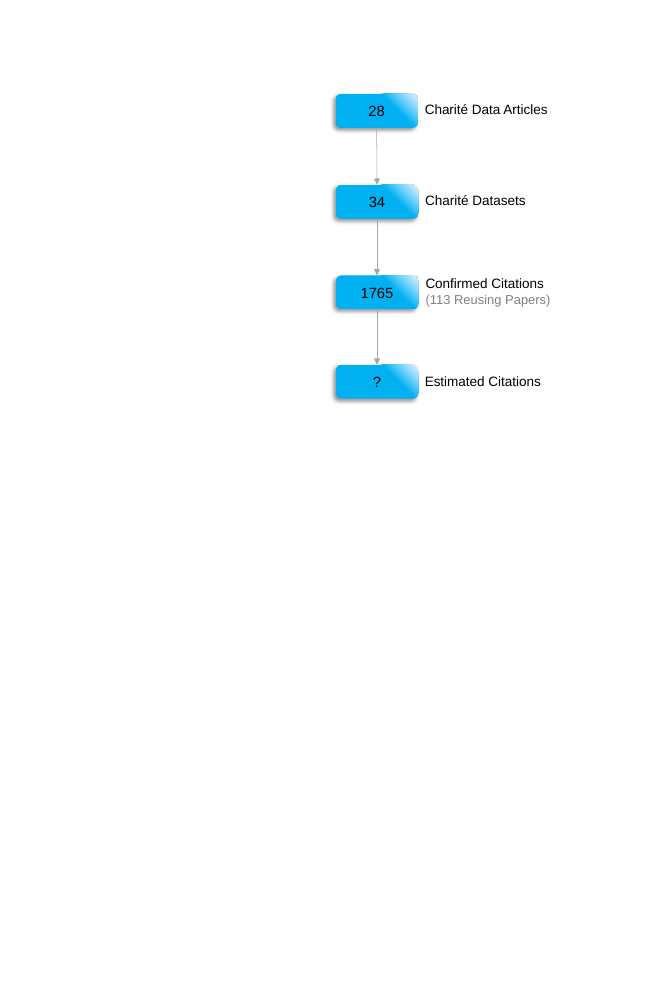
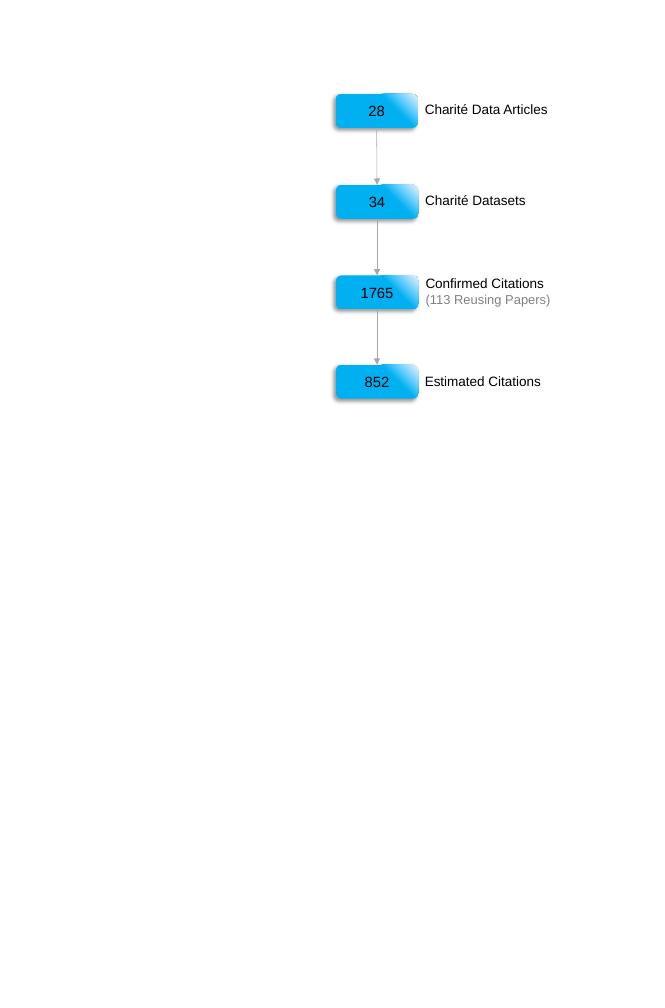
Before and after one commit to quest-bih/Mapping-the-reuse-of-biomedical-research-data, a slide deck: slide 2 of plots_png/pptx/plots_png.pptx. Drawn at 665x1008 pixels with LibreOffice and Linux fonts; fonts in the diff are those of the drawing. Boxes give left, top, right and bottom in pixels: in the first picture for what was removed or moved away, otherwise in the second. Text is boxed around its words. In the diff, an @@ line names an element or a change of style, - is before the commit and + after.

```diff
--- a/plots_png/pptx/plots_png.pptx
+++ b/plots_png/pptx/plots_png.pptx
@@ text in rounded rectangle at (365, 376, 390, 387): text changed @@
-?
+852
```
Also in this commit, not shown: 1 slide removed, 7 other files.
